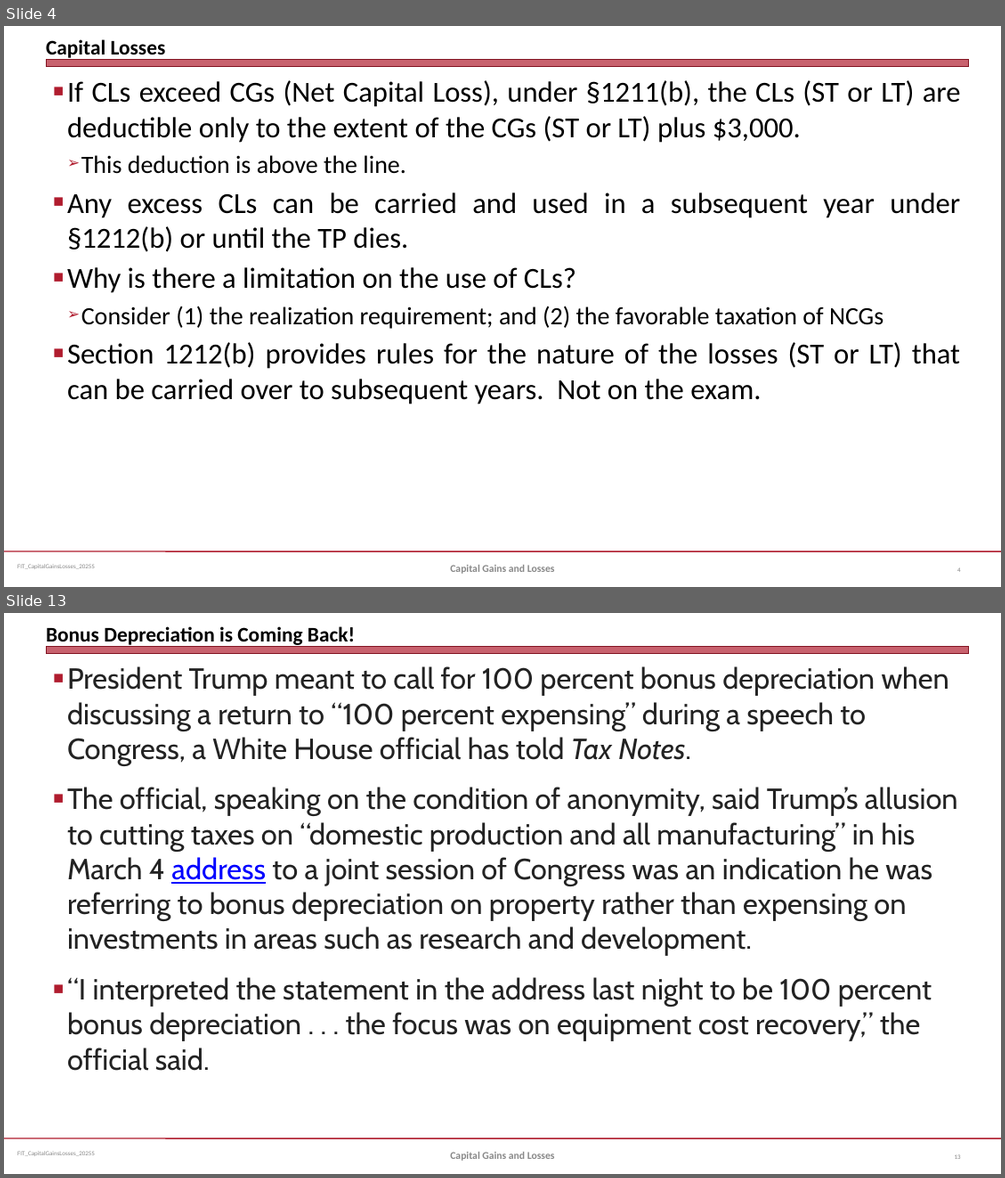
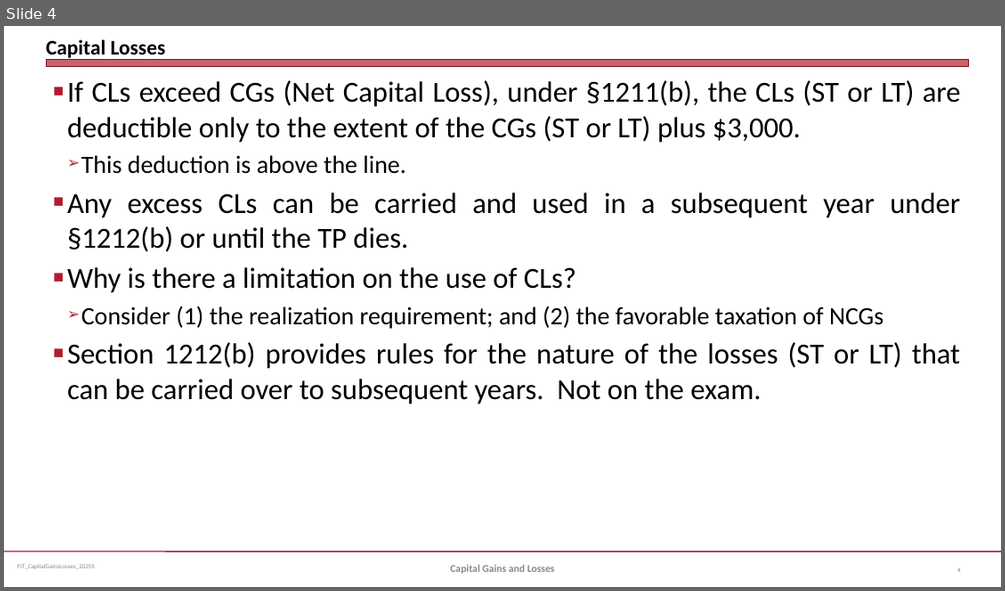
Before and after one commit to jmc877/Fed-Income-Tax, a slide deck: slides/FIT_CapitalGainsLosses_2025S.pptx. Shown one above the other, each under a label of ours: slides 4 and 13 before the commit, slide 4 after it; the slides between them are not shown. The pictures are 1005x1178 and 1005x591 pixels, drawn with LibreOffice and Linux fonts; fonts in the diff are those of the drawing. Boxes give left, top, right and bottom in pixels: in the first picture for what was removed or moved away, otherwise in the second. Text is boxed around its words. In the diff, an @@ line names an element or a change of style, - is before the commit and + after.

```diff
--- a/slides/FIT_CapitalGainsLosses_2025S.pptx
+++ b/slides/FIT_CapitalGainsLosses_2025S.pptx
@@ slide 13 removed at (4,613,1001,1174), background #FFFFFF; not listed: 3 template elements that a slide beside it also shows @@
@@ title removed at (46,626,355,647) @@
-Bonus Depreciation is Coming Back!
@@ text removed at (67,666,958,1070) @@
-■ President Trump meant to call for 100 percent bonus depreciation when discussing a return to “100 percent expensing” during a speech to Congress, a White House official has told Tax Notes.
-■ The official, speaking on the condition of anonymity, said Trump’s allusion to cutting taxes on “domestic production and all manufacturing” in his March 4 address to a joint session of Congress was an indication he was referring to bonus depreciation on property rather than expensing on investments in areas such as research and development.
-■ “I interpreted the statement in the address last night to be 100 percent bonus depreciation . . . the focus was on equipment cost recovery,” the official said.
@@ text removed at (450,1151,555,1160) @@
-Capital Gains and Losses
@@ page number removed at (955,1154,961,1159) @@
-13
```
Also in this commit, not shown: 4 slides changed, 4 slides added, 14 other slides removed.
